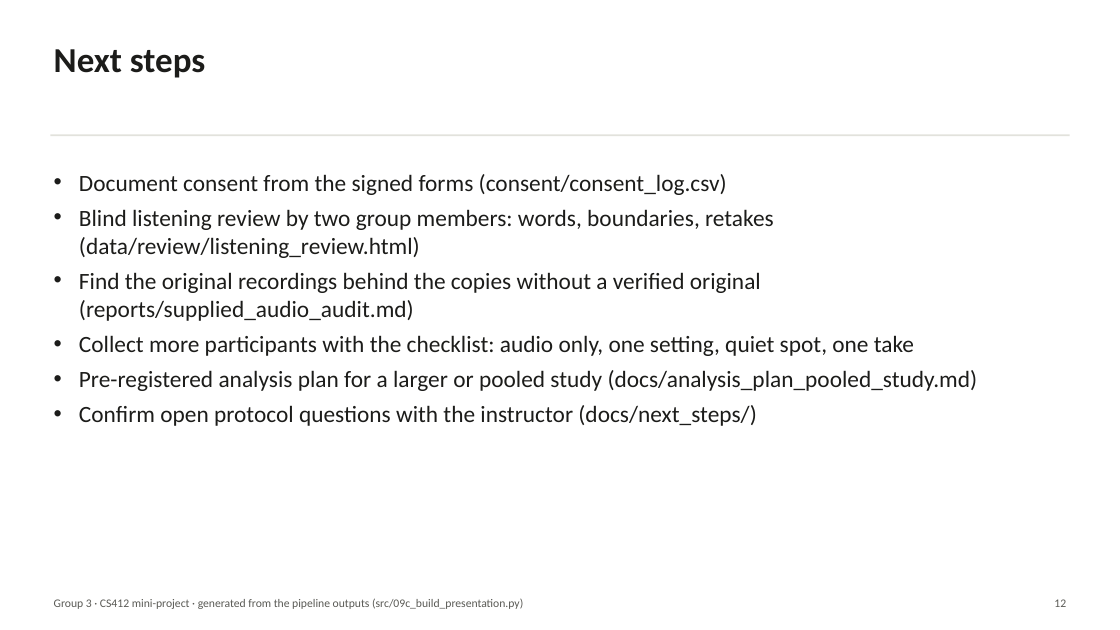
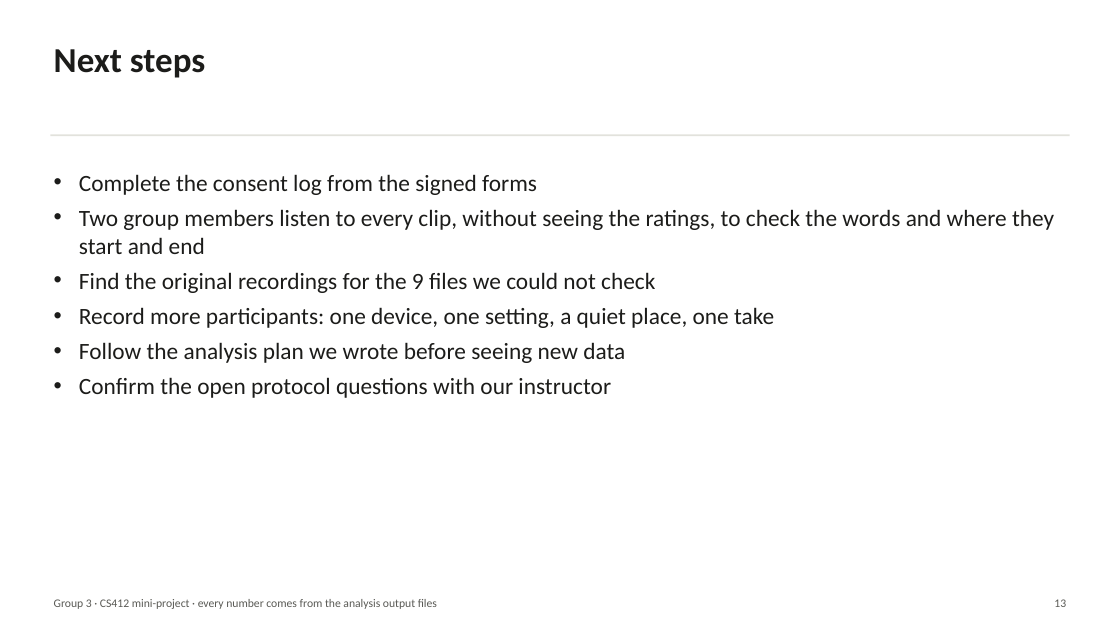
Before and after one commit to everyonehatesralph/AC_miniproject, a slide deck: slide 13 of reports/presentation/G3_results_presentation.pptx (slide 12 before the commit). Drawn at 1120x630 pixels with LibreOffice and Linux fonts; fonts in the diff are those of the drawing. Boxes give left, top, right and bottom in pixels: in the first picture for what was removed or moved away, otherwise in the second. Text is boxed around its words. In the diff, an @@ line names an element or a change of style, - is before the commit and + after.

```diff
--- a/reports/presentation/G3_results_presentation.pptx
+++ b/reports/presentation/G3_results_presentation.pptx
@@ text at (79, 174, 1054, 398): text changed @@
-• Document consent from the signed forms (consent/consent_log.csv)
-• Blind listening review by two group members: words, boundaries, retakes (data/review/listening_review.html)
-• Find the original recordings behind the copies without a verified original (reports/supplied_audio_audit.md)
-• Collect more participants with the checklist: audio only, one setting, quiet spot, one take
-• Pre-registered analysis plan for a larger or pooled study (docs/analysis_plan_pooled_study.md)
-• Confirm open protocol questions with the instructor (docs/next_steps/)
+• Complete the consent log from the signed forms
+• Two group members listen to every clip, without seeing the ratings, to check the words and where they start and end
+• Find the original recordings for the 9 files we could not check
+• Record more participants: one device, one setting, a quiet place, one take
+• Follow the analysis plan we wrote before seeing new data
+• Confirm the open protocol questions with our instructor
@@ text at (54, 599, 437, 609): text changed @@
-Group 3 · CS412 mini-project · generated from the pipeline outputs (src/09c_build_presentation.py)
+Group 3 · CS412 mini-project · every number comes from the analysis output files
```
Also in this commit, not shown: 10 other slides changed, 2 slides added, 1 slide removed, 12 other files.
